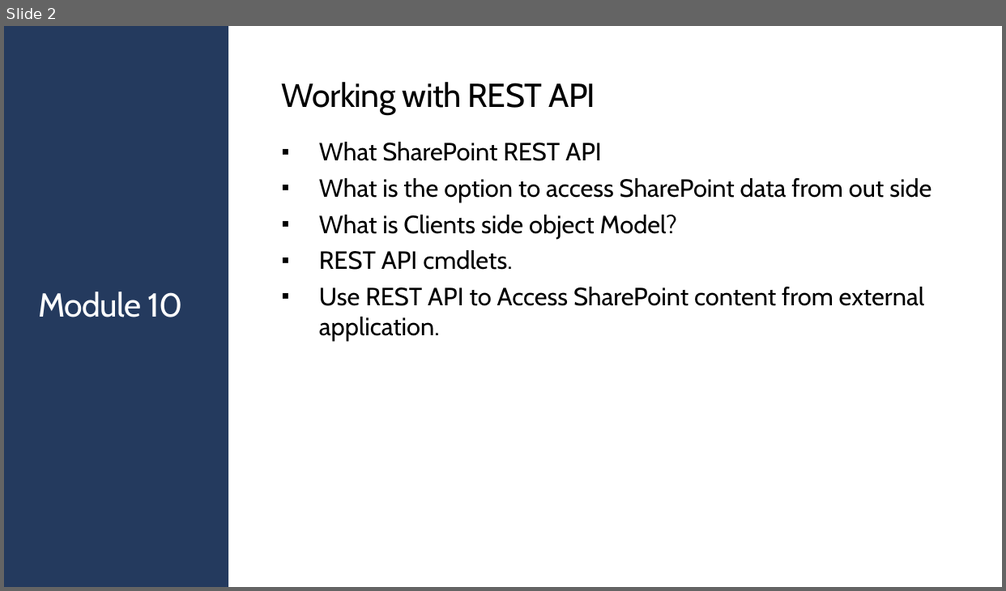
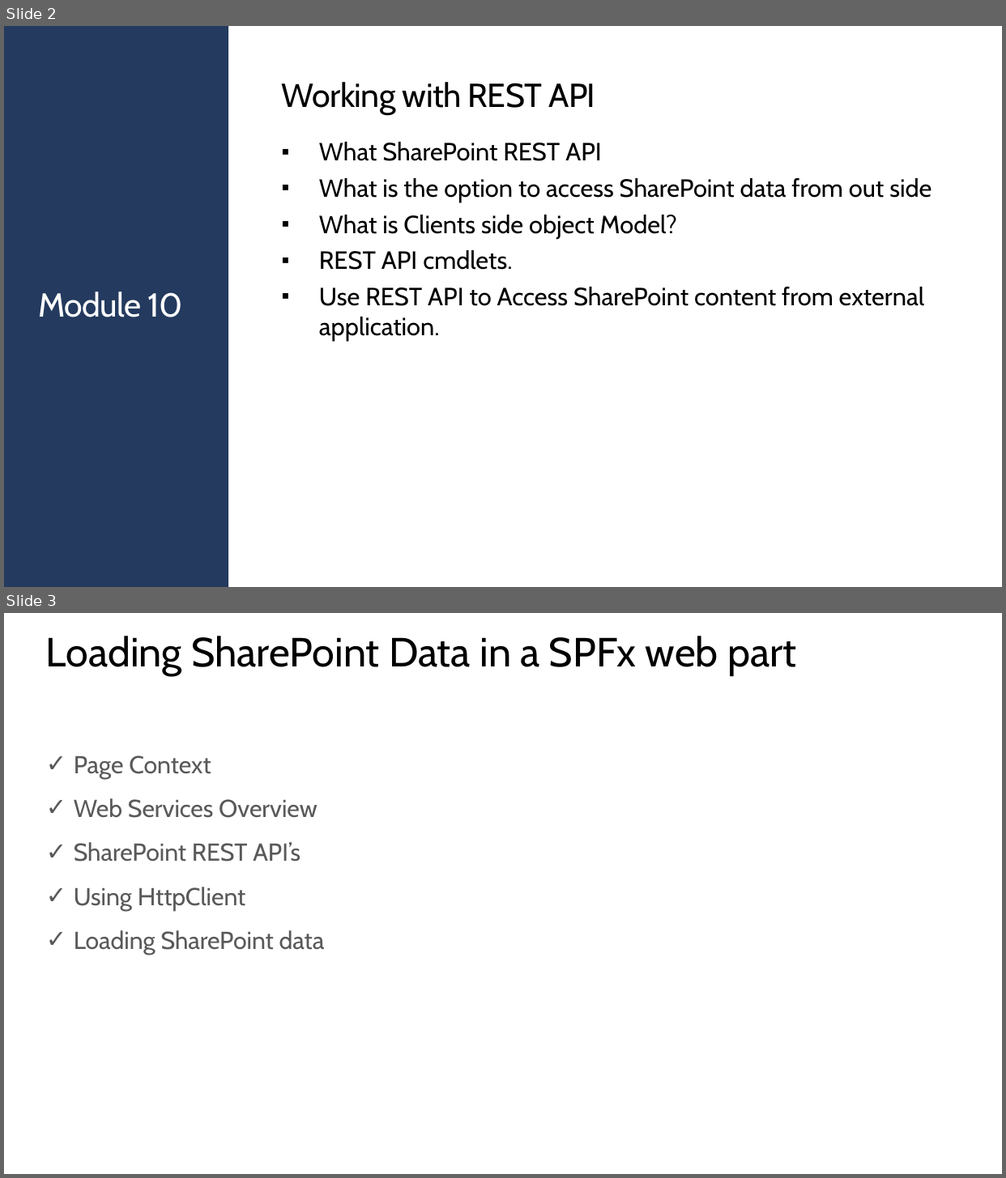
Before and after one commit to JPOWER4/SharePoint-2019-Training, a slide deck: Microsoft SharePoint 2019 Module 10.pptx. Shown one above the other, each under a label of ours: slide 2 before the commit, slides 2 and 3 after it. The pictures are 1006x591 and 1006x1178 pixels, drawn with LibreOffice and Linux fonts; fonts in the diff are those of the drawing; background and template pictures are left out. Boxes give left, top, right and bottom in pixels: in the first picture for what was removed or moved away, otherwise in the second. Text is boxed around its words. In the diff, an @@ line names an element or a change of style, - is before the commit and + after.

```diff
--- a/Microsoft SharePoint 2019 Module 10.pptx
+++ b/Microsoft SharePoint 2019 Module 10.pptx
@@ slide 3 added at (4, 613, 1002, 1174), background #FFFFFF @@
@@ text added at (46, 636, 796, 675), 39.2 pt, text #000000 @@
+Loading SharePoint Data in a SPFx web part
@@ text added at (74, 756, 325, 955), 23.5 pt, text #595959 @@
+✓ Page Context
+✓ Web Services Overview
+✓ SharePoint REST API’s
+✓ Using HttpClient
+✓ Loading SharePoint data
```
Also in this commit, not shown: 4 other slides added, 5 slides removed, 2 other files.
